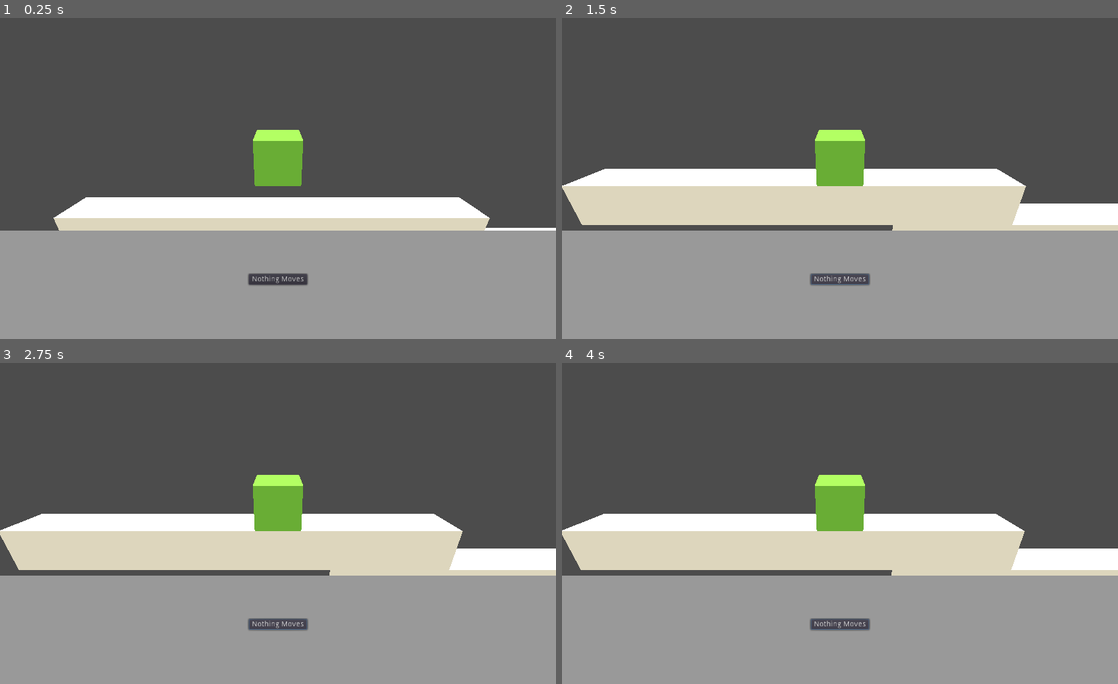
Above: before the commit, frames 1-4 (two rows, left to right).
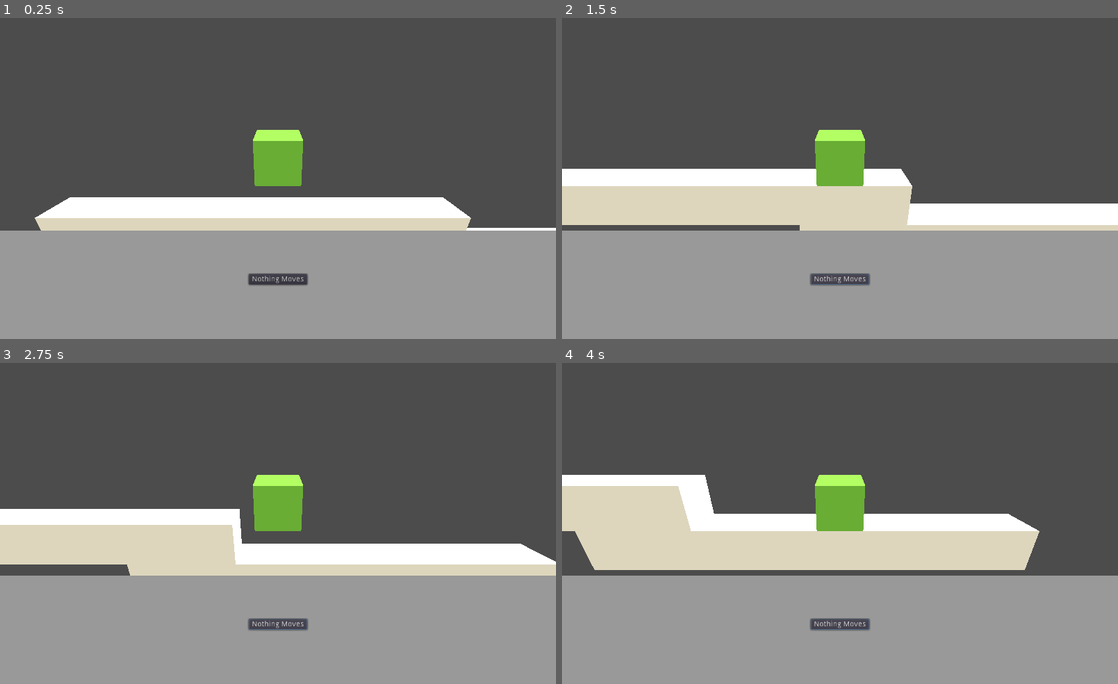
Above: after the commit, the same moments.

Repository: adngdb/ldjam45
Game: Godot game, scene res://Scenes/Main.tscn
The game is run twice, just before and just after one commit, with the same random seed, the same clock (stepped at 60 frames per second) and the same inputs.
Inputs:
- Up to frame 1 (0.25 s): no input
- Up to frame 2 (1.5 s): click "Nothing Moves" at 0.5 s; click "Nothing Moves" at 1.25 s
- Up to frame 3 (2.75 s): click "Nothing Moves" at 2 s
- Up to frame 4 (4 s): no input

The runs differ from the first frame. In frame 1, 0.7% of the frame differs, in the area x 6-89%, y 55-67%; in frame 2, 4.1%; in frame 3, 9.1%, in the area x 0-100%, y 45-67%; in frame 4, 7.0%.

Commit message:
Set player velocity once

Diff:
--- a/Scenes/Level00.tscn
+++ b/Scenes/Level00.tscn
@@ -1,8 +1,6 @@
-[gd_scene load_steps=5 format=2]
+[gd_scene load_steps=4 format=2]
 
 [sub_resource type="CubeMesh" id=1]
-
-[sub_resource type="PhysicsMaterial" id=2]
 
 [sub_resource type="BoxShape" id=3]
 
@@ -16,7 +14,6 @@
 material/0 = null
 
 [node name="StaticBody" type="StaticBody" parent="MeshInstance"]
-physics_material_override = SubResource( 2 )
 
 [node name="CollisionShape" type="CollisionShape" parent="MeshInstance/StaticBody"]
 shape = SubResource( 3 )
@@ -27,7 +24,6 @@
 material/0 = null
 
 [node name="StaticBody" type="StaticBody" parent="MeshInstance2"]
-physics_material_override = SubResource( 2 )
 
 [node name="CollisionShape" type="CollisionShape" parent="MeshInstance2/StaticBody"]
 shape = SubResource( 4 )
--- a/Scenes/Player.tscn
+++ b/Scenes/Player.tscn
@@ -2,7 +2,8 @@
 
 [ext_resource path="res://Scripts/Player.gd" type="Script" id=1]
 
-[sub_resource type="PhysicsMaterial" id=1]
+[sub_resource type="PhysicsMaterial" id=5]
+friction = 0.0
 
 [sub_resource type="BoxShape" id=2]
 
@@ -13,9 +14,9 @@
 
 [node name="Player" type="RigidBody"]
 mode = 2
-physics_material_override = SubResource( 1 )
+physics_material_override = SubResource( 5 )
 script = ExtResource( 1 )
-force = 10.0
+velocity = 5.0
 
 [node name="CollisionShape" type="CollisionShape" parent="."]
 shape = SubResource( 2 )
--- a/Scripts/Player.gd
+++ b/Scripts/Player.gd
@@ -1,7 +1,6 @@
 extends RigidBody
 
-export var force: float
+export var velocity: float
 
-func _physics_process(delta):
-	if not State.rules_active.has(State.NOTHING_MOVES):
-		add_central_force(Vector3(force, 0, 0))
+func _ready():
+	linear_velocity = Vector3(velocity, 0, 0)
